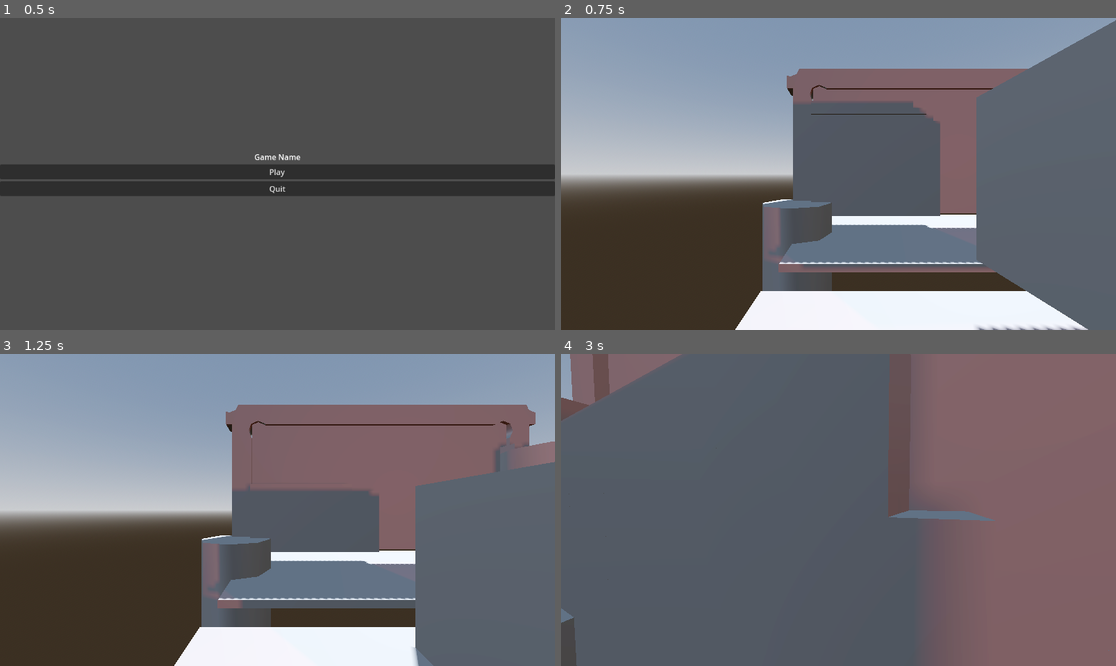
Above: before the commit, frames 1-4 (two rows, left to right).
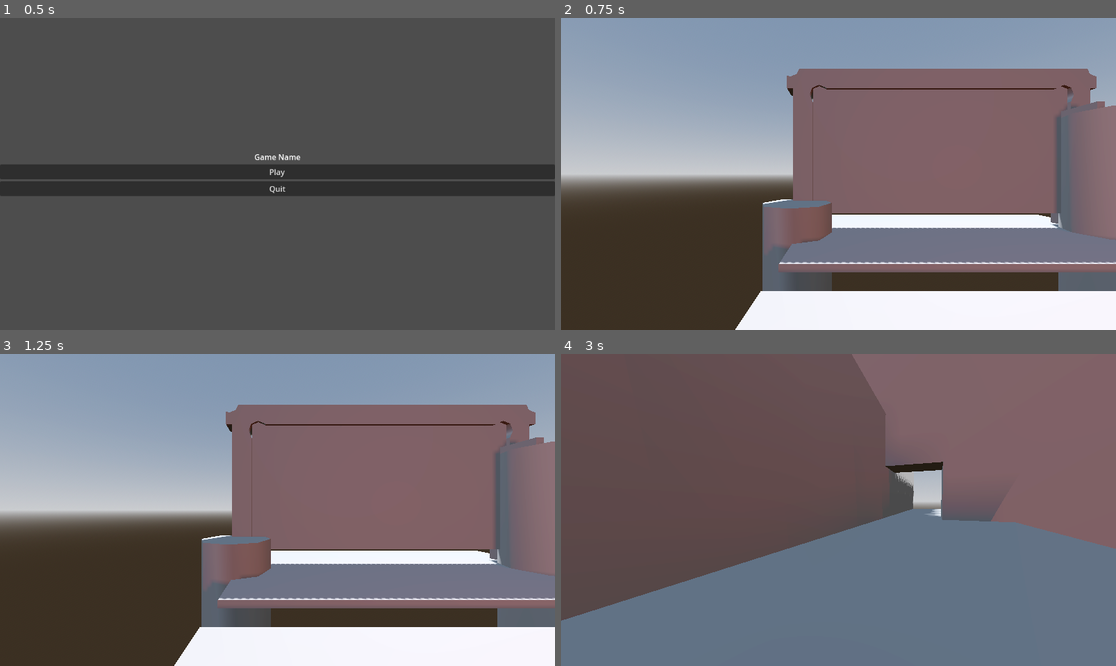
Above: after the commit, the same moments.

Repository: Egrazil/winter-melon-jam-2025
Game: Godot game, scene res://scenes/Main Menu/main menu.tscn
The game is run twice, just before and just after one commit, with the same random seed, the same clock (stepped at 60 frames per second) and the same inputs.
Inputs (mouse positions are in pixels of both pictures, inside the frame that each line leads up to):
- Up to frame 1 (0.5 s): no input
- Up to frame 2 (0.75 s): click "Play" at 0.5 s
- Up to frame 3 (1.25 s): no input
- Up to frame 4 (3 s): tap Enter at 1.25 s; move the mouse to (960, 494) at 1.27 s; hold Right (moveRight) 1.28-2.03 s; hold R 1.28-2.03 s; click (960, 494) at 1.42 s; tap Space (jump, bound only after the commit) at 1.52, 1.55, 1.82, 2.1, 2.27, 2.57 s; move the mouse to (810, 510) at 2.02 s; hold Up (moveUp) from 2.03 s (still down); click (810, 510) at 2.17 s; tap R at 2.3 s; move the mouse to (849, 503) at 2.77 s; hold R from 2.78 s (still down); click (849, 503) at 2.92 s

Frame 1 is identical in both runs. In frame 2, 28% of the frame differs, in the area x 37-100%, y 0-100%; in frame 3, 21%; in frame 4, 67%, in the area x 0-100%, y 0-100%.

Commit message:
Got the basic gameplay working

Diff:
--- a/project.godot
+++ b/project.godot
@@ -45,6 +45,11 @@
 , Object(InputEventKey,"resource_local_to_scene":false,"resource_name":"","device":-1,"window_id":0,"alt_pressed":false …(183 unchanged characters)…
 ]
 }
+jump={
+"deadzone": 0.2,
+"events": [Object(InputEventKey,"resource_local_to_scene":false,"resource_name":"","device":-1,"window_id":0,"alt_pressed":false,"shift_pressed":false,"ctrl_pressed":false,"meta_pressed":false,"pressed":false,"keycode":0,"physical_keycode":32,"key_label":0,"unicode":32,"location":0,"echo":false,"script":null)
+]
+}
 
 [layer_names]
 
--- a/scenes/levels/Lights and moving.tscn
+++ b/scenes/levels/Lights and moving.tscn
@@ -44,25 +44,25 @@
 size = Vector3(9.436584, 0.16125488, 10.562027)
 
 [node name="OmniLight3D" type="OmniLight3D" parent="."]
-transform = Transform3D(1, 0, 0, 0, 1, 0, 0, 0, 1, -0.8999999, 1.1341989, 5.3713136)
+transform = Transform3D(1, 0, 0, 0, 1, 0, 0, 0, 1, -0.8999999, 0.73419875, 5.3713136)
 light_color = Color(0.79741263, 0.32489184, 0.2645373, 1)
 light_indirect_energy = 0.0
 shadow_enabled = true
-omni_range = 46.476
+omni_range = 4096.0
 
 [node name="ProtoController" parent="." instance=ExtResource("2_vkib5")]
 transform = Transform3D(1, 0, 0, 0, 1, 0, 0, 0, 1, -5.8, -0.5, 1.5)
 
 [node name="RigidBody3D" type="RigidBody3D" parent="."]
-transform = Transform3D(1, 0, 0, 0, 1, 0, 0, 0, 1, -3.1000001, 1, 0)
+transform = Transform3D(1, 0, 0, 0, 1, 0, 0, 0, 1, -5.1000004, 1, 4.1)
 mass = 75.0
 
 [node name="CollisionShape3D" type="CollisionShape3D" parent="RigidBody3D"]
-transform = Transform3D(2, 0, 0, 0, 2, 0, 0, 0, 2, 0, 0.19544578, 0)
+transform = Transform3D(1.5, 0, 0, 0, 1.5, 0, 0, 0, 1.5, 0, 0.19544578, 0)
 shape = SubResource("BoxShape3D_bnwq5")
 
 [node name="MeshInstance3D" type="MeshInstance3D" parent="RigidBody3D"]
-transform = Transform3D(2, 0, 0, 0, 2, 0, 0, 0, 2, 0, 0.20000005, 0)
+transform = Transform3D(1.5, 0, 0, 0, 1.5, 0, 0, 0, 1.5, 0, 0.20000005, 0)
 mesh = SubResource("BoxMesh_vkib5")
 
 [node name="walls" type="Node" parent="."]
--- a/scenes/levels/light-test/wall-ledge.tscn
+++ b/scenes/levels/light-test/wall-ledge.tscn
@@ -15,11 +15,6 @@
 layers = 2
 mesh = SubResource("BoxMesh_yofn3")
 
-[node name="mesh2" type="MeshInstance3D" parent="."]
-transform = Transform3D(0.1, 0, 0, 0, 0.1, 0, 0, 0, 0.1, 0, 0, 0)
-layers = 2
-mesh = SubResource("BoxMesh_yofn3")
-
 [node name="StaticBody3D" type="StaticBody3D" parent="."]
 collision_layer = 2
 
--- a/scenes/levels/light-test/wall_ledge.gd
+++ b/scenes/levels/light-test/wall_ledge.gd
@@ -21,8 +21,11 @@
 
 func _on_lightdetector_enter_light() -> void:
 	submesh.scale.x = 0.1
+	$StaticBody3D/CollisionShape3D.scale.x = 0.1
+
 	print("enter light")
 
 func _on_lightdetector_exit_light() -> void:
-	submesh.scale.x = 0.5
+	submesh.scale.x = 1
+	$StaticBody3D/CollisionShape3D.scale.x = 1
 	print("exit light")
--- /dev/null
+++ b/scenes/levels/lights_and_moving.gd
@@ -0,0 +1,16 @@
+extends Node3D
+
+
+# Called when the node enters the scene tree for the first time.
+func _ready() -> void:
+	pass # Replace with function body.
+
+
+# Called every frame. 'delta' is the elapsed time since the previous frame.
+func _process(delta: float) -> void:
+	pass
+
+func _unhandled_key_input(event: InputEvent) -> void:
+	if Input.is_physical_key_pressed(KEY_R):
+		Input.set_mouse_mode(Input.MOUSE_MODE_VISIBLE)
+		get_tree().change_scene_to_file("res://scenes/Main Menu/main menu.tscn")
--- a/scenes/player/2d_controller.gd
+++ b/scenes/player/2d_controller.gd
@@ -20,9 +20,9 @@
 ## Look around rotation speed.
 @export var look_speed : float = 0.002
 ## Normal speed.
-@export var base_speed : float = 7.0
+@export var base_speed : float = 5
 ## Speed of jump.
-@export var jump_velocity : float = 4.5
+@export var jump_velocity : float = 6
 ## How fast do we run?
 @export var sprint_speed : float = 10.0
 ## How fast do we freefly?
@@ -85,7 +85,7 @@
 			velocity.x = move_toward(velocity.z, 0, move_speed)
 	else:
 		velocity.x = 0
-
+	velocity.z = 0
 	# Use velocity to actually move
 	move_and_slide()
 
--- a/scenes/player/2d_controller.tscn
+++ b/scenes/player/2d_controller.tscn
@@ -15,8 +15,10 @@
 
 [node name="2dController" type="CharacterBody3D"]
 transform = Transform3D(-4.371139e-08, 0, -1, 0, 1, 0, 1, 0, -4.371139e-08, 0, 0, 0)
+collision_layer = 4
 collision_mask = 3
 script = ExtResource("1_urcsn")
+jump_velocity = 5.0
 
 [node name="Mesh" type="MeshInstance3D" parent="."]
 transform = Transform3D(1, 0, 0, 0, 1, 0, 0, 0, 1, 0, 0.9, 0)
Not shown, added: scenes/levels/lights_and_moving.gd.uid
